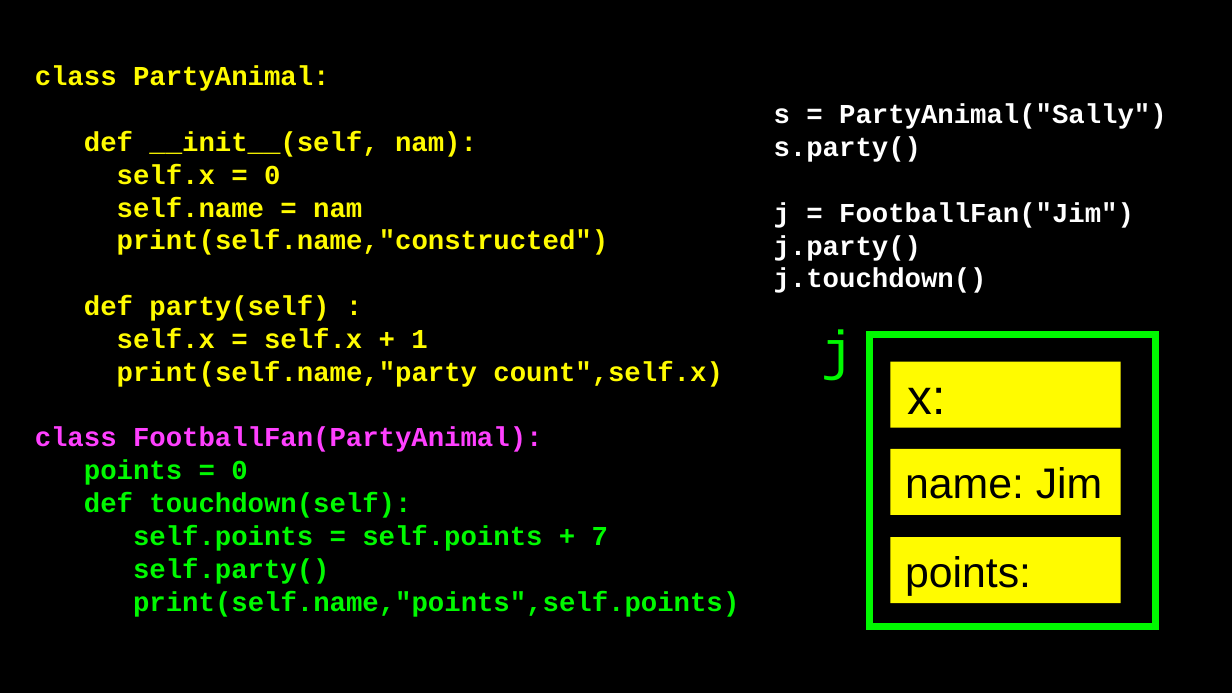
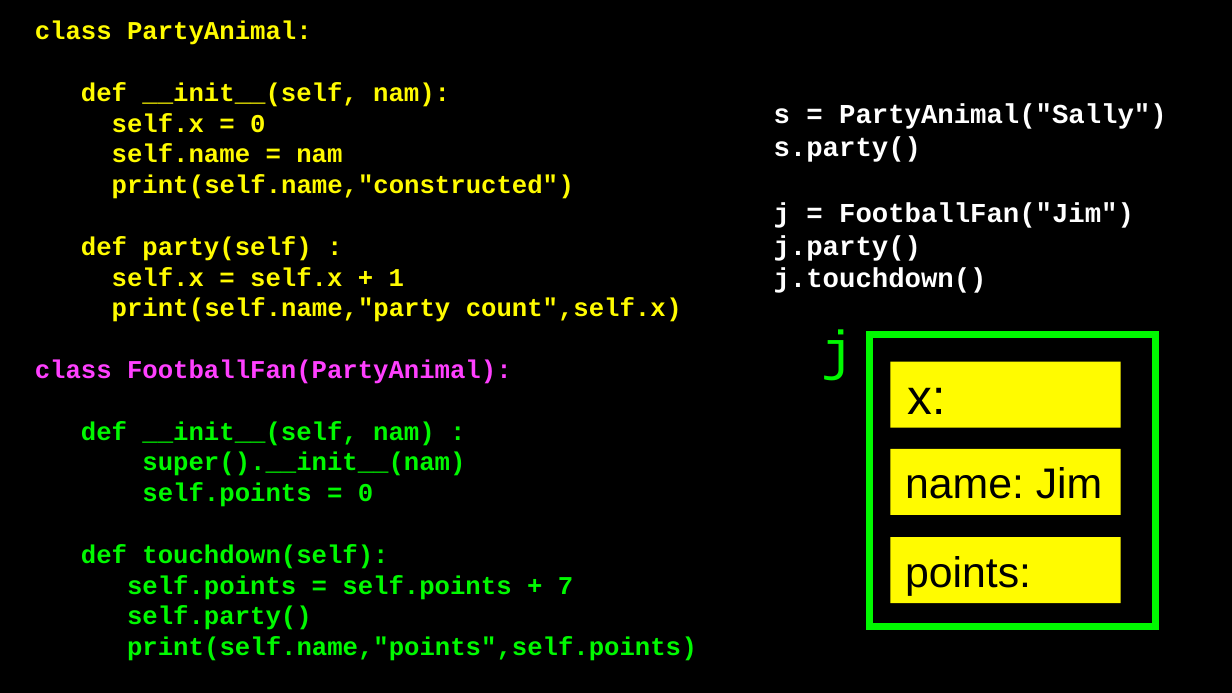
Before and after one commit to csev/py4e, a slide deck: slide 43 of lectures3/Pythonlearn-14-Objects.pptx. Drawn at 1232x693 pixels with LibreOffice and Linux fonts; fonts in the diff are those of the drawing. Boxes give left, top, right and bottom in pixels: in the first picture for what was removed or moved away, otherwise in the second. Text is boxed around its words. In the diff, an @@ line names an element or a change of style, - is before the commit and + after.

```diff
--- a/lectures3/Pythonlearn-14-Objects.pptx
+++ b/lectures3/Pythonlearn-14-Objects.pptx
@@ text at [35,20,697,661]: size 16 to 15 pt in "class PartyAnimal:", "def __init__(self, nam):", "self.x = 0", "self.name = nam" and 9 more places @@
@@ text at [81,421,465,507]: text changed; size 16 to 15 pt @@
-points = 0
+def __init__(self, nam) :
+super().__init__(nam)
+self.points = 0
```
Also in this commit, not shown: 9 other slides changed, 5 other files.
